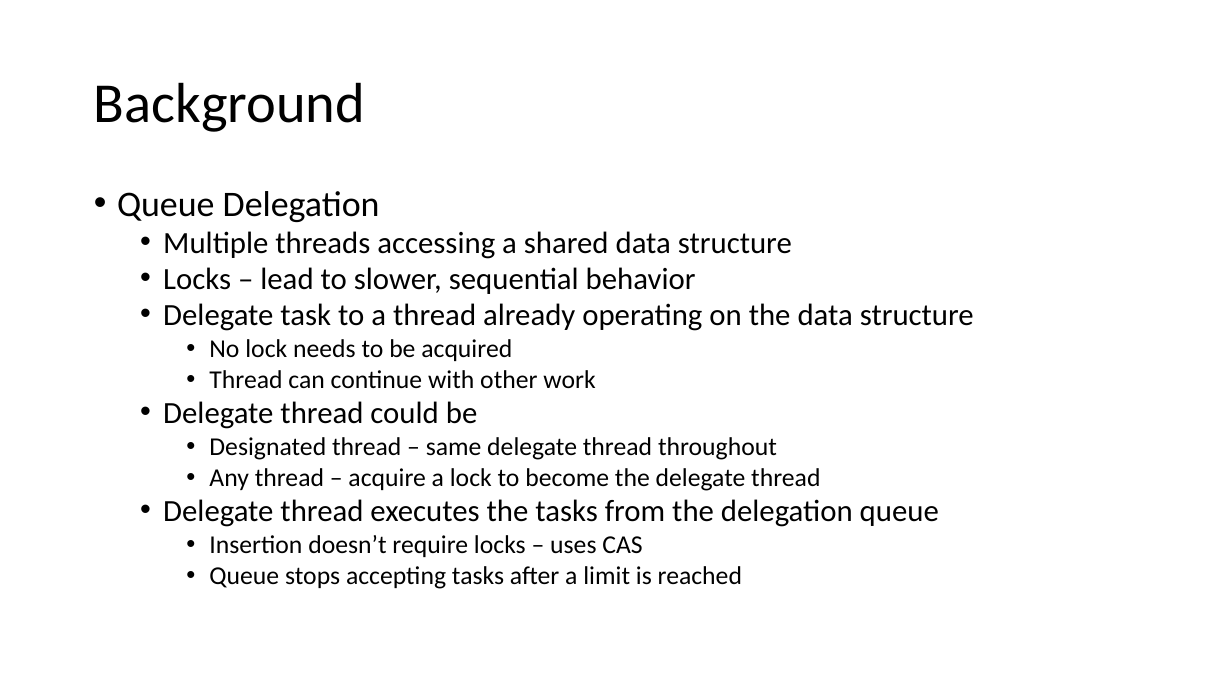
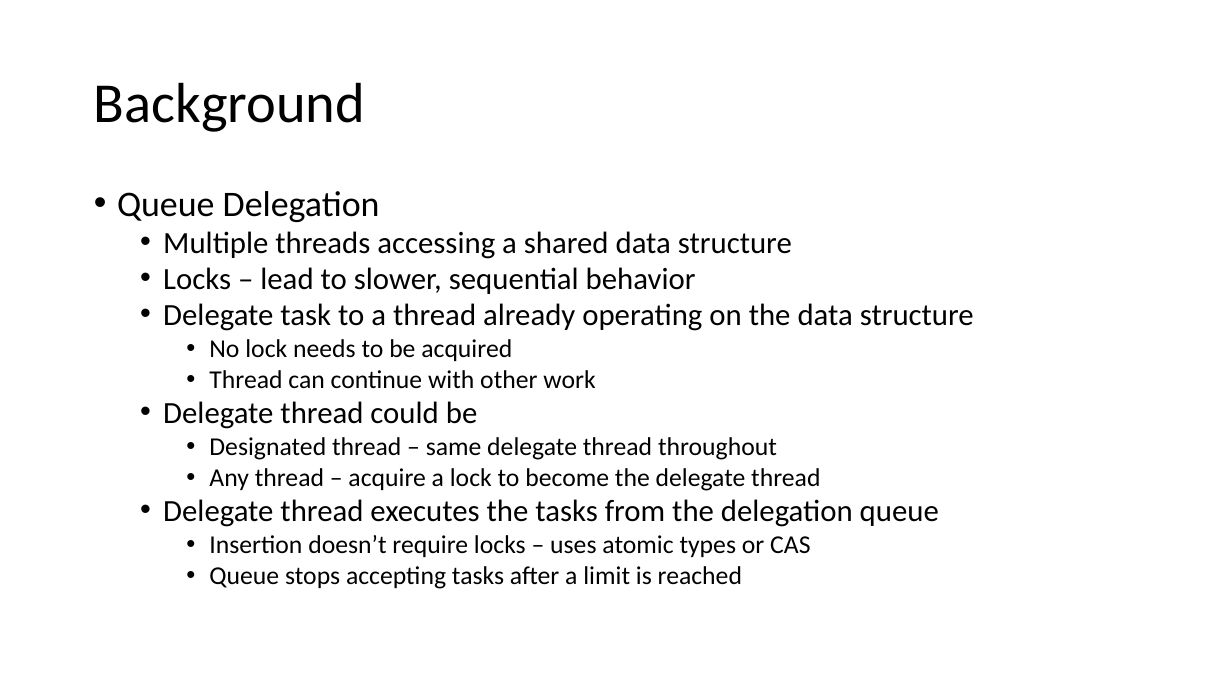
Before and after one commit to echoukse/MulticoreProject, a slide deck: slide 4 of report/Shared Stack Implementation and Analysis Using Queue Delegation.pptx (slide 3 before the commit). Drawn at 1232x693 pixels with LibreOffice and Linux fonts; fonts in the diff are those of the drawing. Boxes give left, top, right and bottom in pixels: in the first picture for what was removed or moved away, otherwise in the second. Text is boxed around its words. In the diff, an @@ line names an element or a change of style, - is before the commit and + after.

```diff
--- a/report/Shared Stack Implementation and Analysis Using Queue Delegation.pptx
+++ b/report/Shared Stack Implementation and Analysis Using Queue Delegation.pptx
@@ text at box(209, 535, 810, 557): text changed @@
-    • Insertion doesn’t require locks – uses CAS
+    • Insertion doesn’t require locks – uses atomic types or CAS
```
Also in this commit, not shown: 3 other slides changed, 2 slides added.
